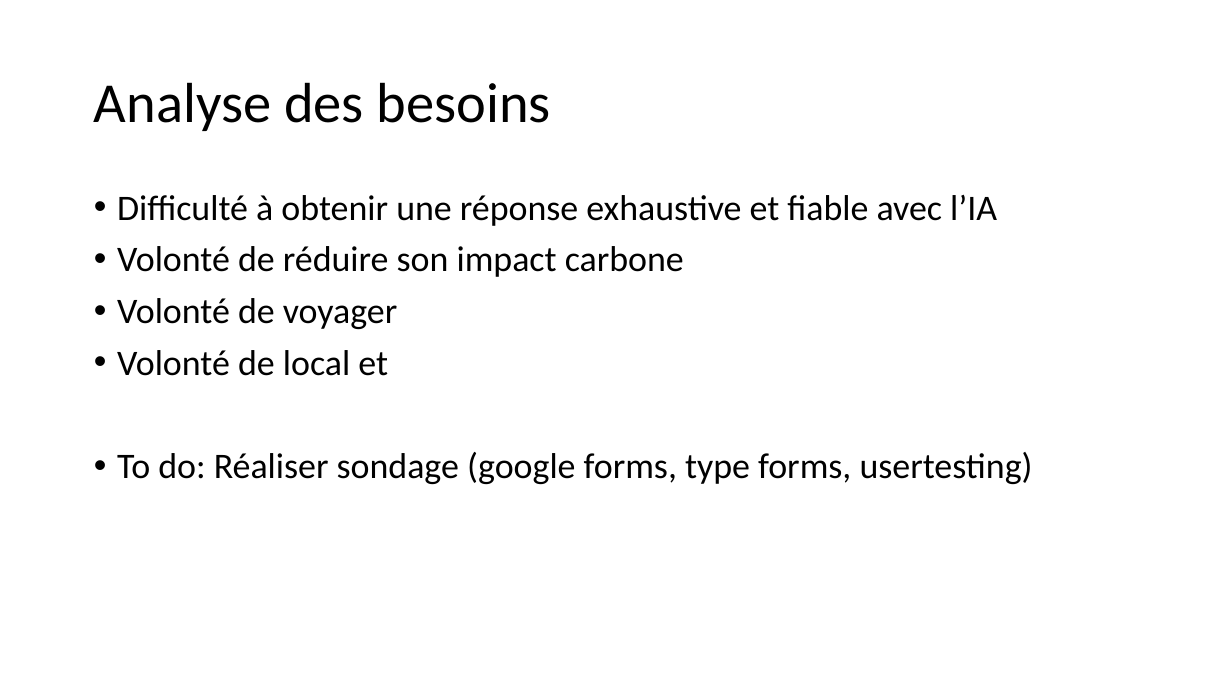
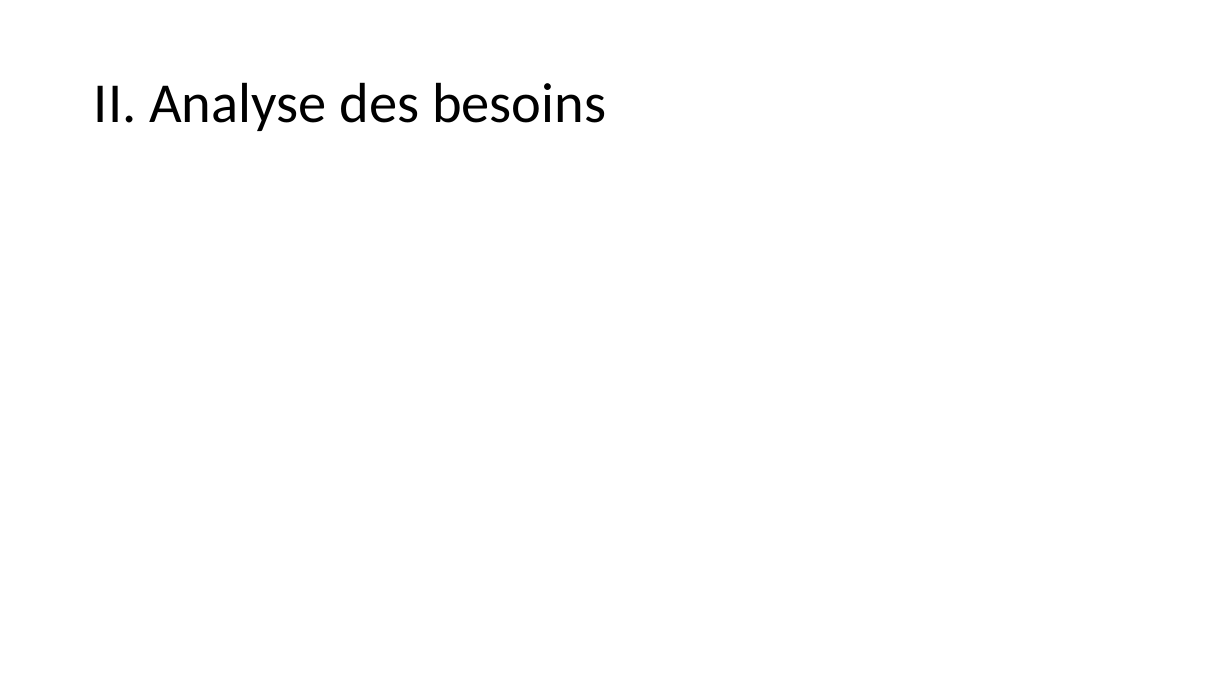
Before and after one commit to Quentin-Piot/eco-planner, a slide deck: slide 5 of Gestion de projet/Analyse Eco-Planner.pptx (slide 2 before the commit). Drawn at 1232x693 pixels with LibreOffice and Linux fonts; fonts in the diff are those of the drawing. Boxes give left, top, right and bottom in pixels: in the first picture for what was removed or moved away, otherwise in the second. Text is boxed around its words. In the diff, an @@ line names an element or a change of style, - is before the commit and + after.

```diff
--- a/Gestion de projet/Analyse Eco-Planner.pptx
+++ b/Gestion de projet/Analyse Eco-Planner.pptx
@@ title at bbox=[94, 82, 606, 131]: text changed @@
-Analyse des besoins
+II. Analyse des besoins
@@ text removed at bbox=[117, 194, 1033, 484] @@
-• Difficulté à obtenir une réponse exhaustive et fiable avec l’IA
-• Volonté de réduire son impact carbone
-• Volonté de voyager
-• Volonté de local et
-• To do: Réaliser sondage (google forms, type forms, usertesting)
```
Also in this commit, not shown: 2 other slides changed, 5 slides added, 2 slides removed, 28 other files.
